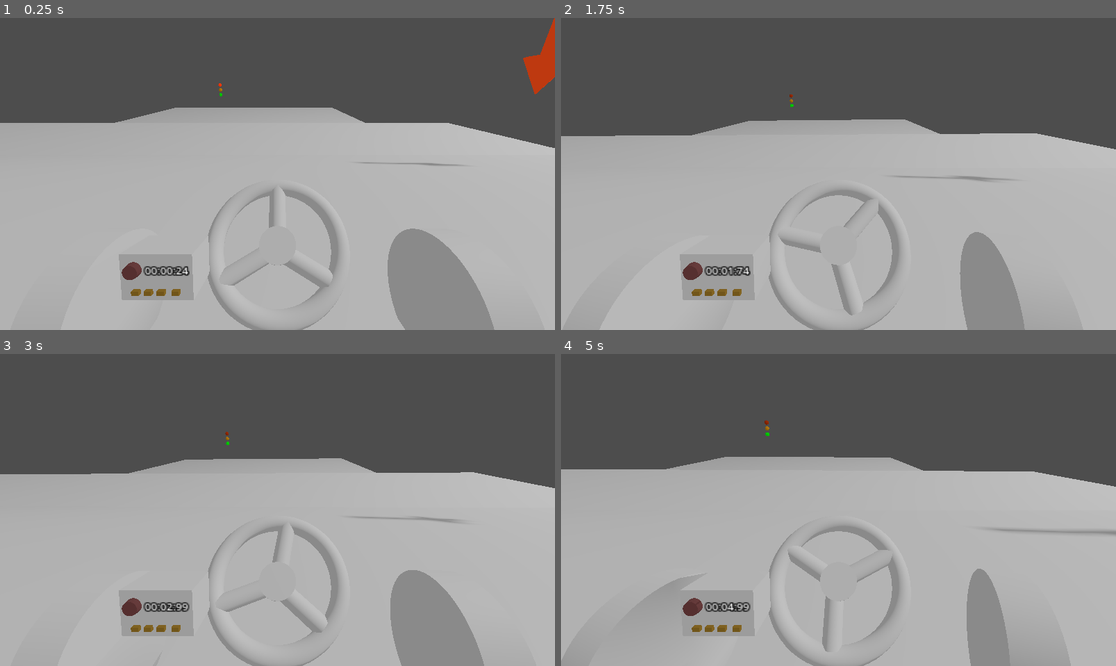
Above: before the commit, frames 1-4 (two rows, left to right).
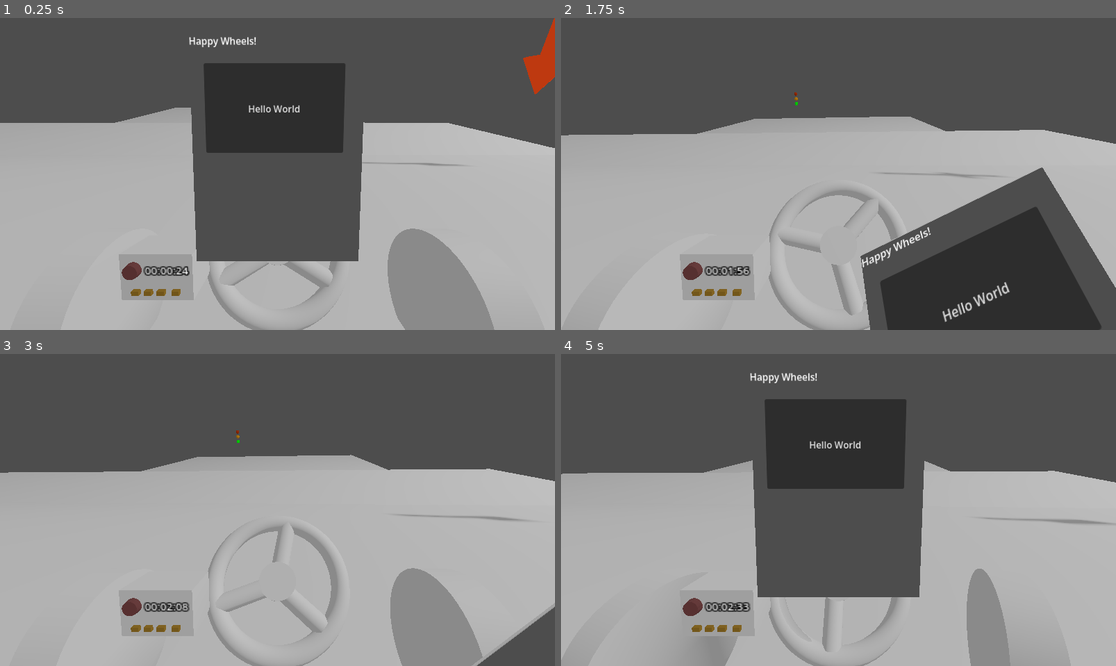
Above: after the commit, the same moments.

Repository: Lievven/connections
Game: Godot game, scene res://test_scene.tscn
Same seed, same stepped clock (60 frames per second), same inputs: the game is played once before the commit and once after it.
Inputs (mouse positions are in pixels of both pictures, inside the frame that each line leads up to):
- Up to frame 1 (0.25 s): no input
- Up to frame 2 (1.75 s): move the mouse to (960, 158) at 0.52 s; hold Right 0.53-1.28 s; hold Home (ui_home) 0.53-1.28 s; click (960, 158) at 0.67 s; move the mouse to (727, 189) at 1.27 s; hold Down (ui_down) from 1.28 s (still down); tap Ctrl (break) at 1.35 s; tap Home (ui_home) at 1.55 s
- Up to frame 3 (3 s): move the mouse to (333, 441) at 2.02 s; release Down (ui_down) at 2.03 s; hold Right 2.03-2.78 s; hold Home (ui_home) 2.03-2.78 s; move the mouse to (249, 572) at 2.77 s; hold Space (accelerate) from 2.78 s (still down); tap Home (ui_home) at 2.85 s; click (249, 572) at 2.92 s
- Up to frame 4 (5 s): move the mouse to (1005, 556) at 3.52 s; release Space (accelerate) at 3.53 s; hold Ctrl (break) 3.53-4.28 s; hold Left from 3.53 s (still down); tap Home (ui_home) at 3.8, 4.35 s; move the mouse to (672, 463) at 4.27 s

The runs differ from the first frame. In frame 1, 18% of the frame differs, in the area x 34-66%, y 6-78%; in frame 2, 18%; in frame 3, 2.8%; in frame 4, 20%, in the area x 0-100%, y 6-100%.

Commit message:
Added simple 3D menu

Diff:
--- /dev/null
+++ b/pause_menu.tscn
@@ -0,0 +1,22 @@
+[gd_scene format=3 uid="uid://dl7on1flvjpxf"]
+
+[node name="Control" type="Control" unique_id=2089833742]
+custom_minimum_size = Vector2(300, 400)
+layout_mode = 3
+anchors_preset = 0
+offset_right = 40.0
+offset_bottom = 40.0
+
+[node name="Label" type="Label" parent="." unique_id=910979362]
+layout_mode = 0
+offset_right = 40.0
+offset_bottom = 23.0
+text = "Happy Wheels!"
+
+[node name="Button" type="Button" parent="." unique_id=1908960531]
+layout_mode = 0
+offset_left = 24.0
+offset_top = 48.0
+offset_right = 266.0
+offset_bottom = 200.0
+text = "Hello World"
--- /dev/null
+++ b/phone_menu.gd
@@ -0,0 +1,56 @@
+class_name PhoneMenu
+extends MeshInstance3D
+
+
+@export var inactive_target: Node3D
+@export var activation_duration: float = 0.3
+
+var active_position: Vector3
+var active_basis: Basis
+
+var activation_tween: Tween
+
+
+func _ready() -> void:
+	active_position = position
+	active_basis = basis
+
+
+func _input(event: InputEvent) -> void:
+	if event.is_action_pressed("ui_home"):
+		print("Activate")
+		if visible:
+			deactivate_menu()
+		else:
+			activate_menu()
+
+
+func deactivate_menu():
+	if activation_tween:
+		activation_tween.kill()
+	activation_tween = create_tween()
+	activation_tween.bind_node(self)
+	activation_tween.finished.connect(has_deactivated)
+
+	activation_tween.tween_property(self, "position", inactive_target.position, activation_duration)
+	activation_tween.parallel()
+	activation_tween.tween_property(self, "basis", inactive_target.basis, activation_duration)
+
+
+func activate_menu():
+	visible = true
+	get_tree().paused = true
+
+	if activation_tween:
+		activation_tween.kill()
+	activation_tween = create_tween()
+	activation_tween.bind_node(self)
+
+	activation_tween.tween_property(self, "position", active_position, activation_duration)
+	activation_tween.parallel()
+	activation_tween.tween_property(self, "basis", active_basis, activation_duration)
+
+
+func has_deactivated():
+	visible = false
+	get_tree().paused = false
--- /dev/null
+++ b/phone_menu.tscn
@@ -0,0 +1,25 @@
+[gd_scene format=3 uid="uid://dyhc35lhjsnfs"]
+
+[ext_resource type="Script" uid="uid://cycmg5b8v65gc" path="res://phone_menu.gd" id="1_v4yfp"]
+[ext_resource type="PackedScene" uid="uid://dl7on1flvjpxf" path="res://pause_menu.tscn" id="1_xywsr"]
+
+[sub_resource type="BoxMesh" id="BoxMesh_7cbxl"]
+size = Vector3(0.3, 0.4, 0.01)
+
+[sub_resource type="ViewportTexture" id="ViewportTexture_7cbxl"]
+viewport_path = NodePath("SubViewport")
+
+[node name="PhoneMenu" type="MeshInstance3D" unique_id=708378194]
+process_mode = 3
+mesh = SubResource("BoxMesh_7cbxl")
+script = ExtResource("1_v4yfp")
+
+[node name="Sprite3D" type="Sprite3D" parent="." unique_id=930313683]
+transform = Transform3D(-1, 0, 2.9802322e-08, 0, 1, 0, -2.9802322e-08, 0, -1, 0, 0, -0.0074954405)
+pixel_size = 0.001
+texture = SubResource("ViewportTexture_7cbxl")
+
+[node name="SubViewport" type="SubViewport" parent="." unique_id=2113934400]
+size = Vector2i(300, 400)
+
+[node name="PauseMenu" parent="SubViewport" unique_id=2089833742 instance=ExtResource("1_xywsr")]
--- a/test_scene.tscn
+++ b/test_scene.tscn
@@ -1,5 +1,6 @@
 [gd_scene format=3 uid="uid://bvd6yq4ljpman"]
 
+[ext_resource type="PackedScene" uid="uid://dyhc35lhjsnfs" path="res://phone_menu.tscn" id="2_8pr8v"]
 [ext_resource type="PackedScene" uid="uid://c4845dvr05npt" path="res://vehicles/vehicle_body.tscn" id="3_sasra"]
 [ext_resource type="PackedScene" uid="uid://hqh8o2gdyqi" path="res://checkpoint.tscn" id="5_2nij2"]
 [ext_resource type="Script" uid="uid://b3i36872q1ksy" path="res://choice_path.gd" id="6_7cbxl"]
@@ -142,6 +143,13 @@
 [node name="Camera3D" type="Camera3D" parent="VehicleBody3D" unique_id=72373042]
 transform = Transform3D(-1, -7.619396e-09, 8.70901e-08, 0, 0.99619466, 0.08715573, -8.742278e-08, 0.08715573, -0.99619466, 0, 1, 0)
 
+[node name="PhoneMenu" parent="VehicleBody3D" unique_id=708378194 node_paths=PackedStringArray("inactive_target") instance=ExtResource("2_8pr8v")]
+transform = Transform3D(1, 0, 0, 0, 1, 0, 0, 0, 1, 0, 1.0058498, 0.36906052)
+inactive_target = NodePath("../Marker")
+
+[node name="Marker" type="Marker3D" parent="VehicleBody3D" unique_id=18874712]
+transform = Transform3D(0.2963583, 0.18280986, -0.9374179, -0.9550768, 0.05672551, -0.29087874, 9.1749985e-09, 0.9815104, 0.19140853, -0.3947153, 0.4856944, -0.13423538)
+
 [node name="ChoicePath" type="Path3D" parent="." unique_id=1315854618 node_paths=PackedStringArray("connections")]
 transform = Transform3D(1, 0, 0, 0, 1, 0, 0, 0, 1, 0, 8, 39)
 curve = SubResource("Curve3D_8pr8v")
Not shown, added: phone_menu.gd.uid
